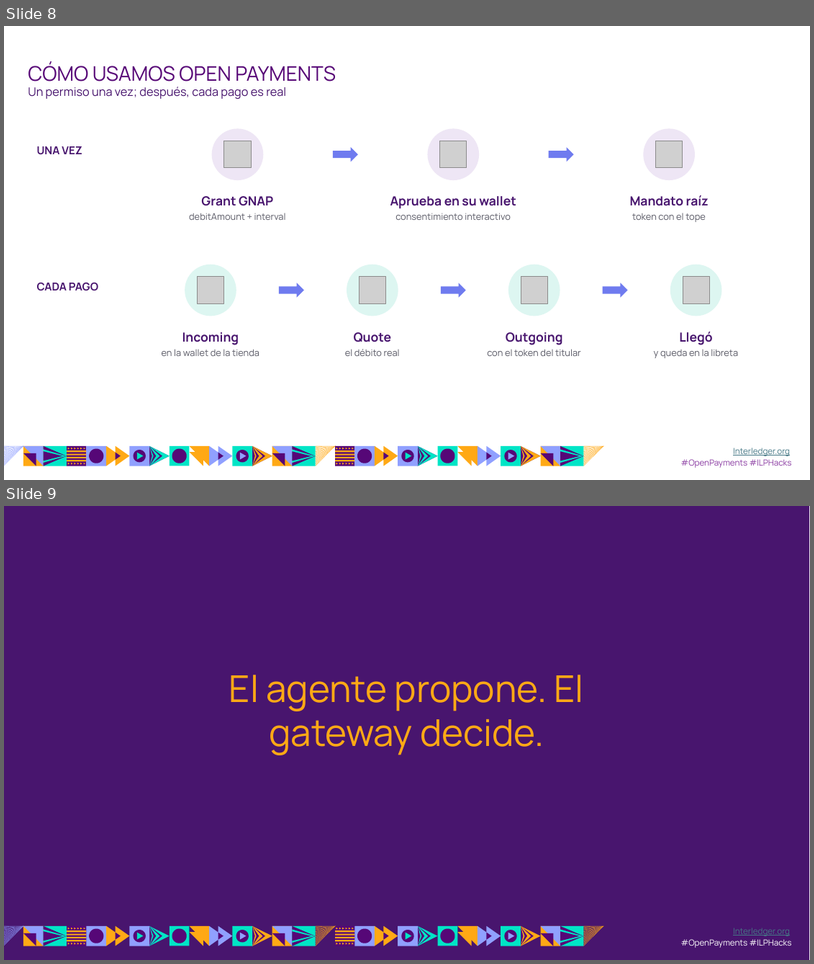
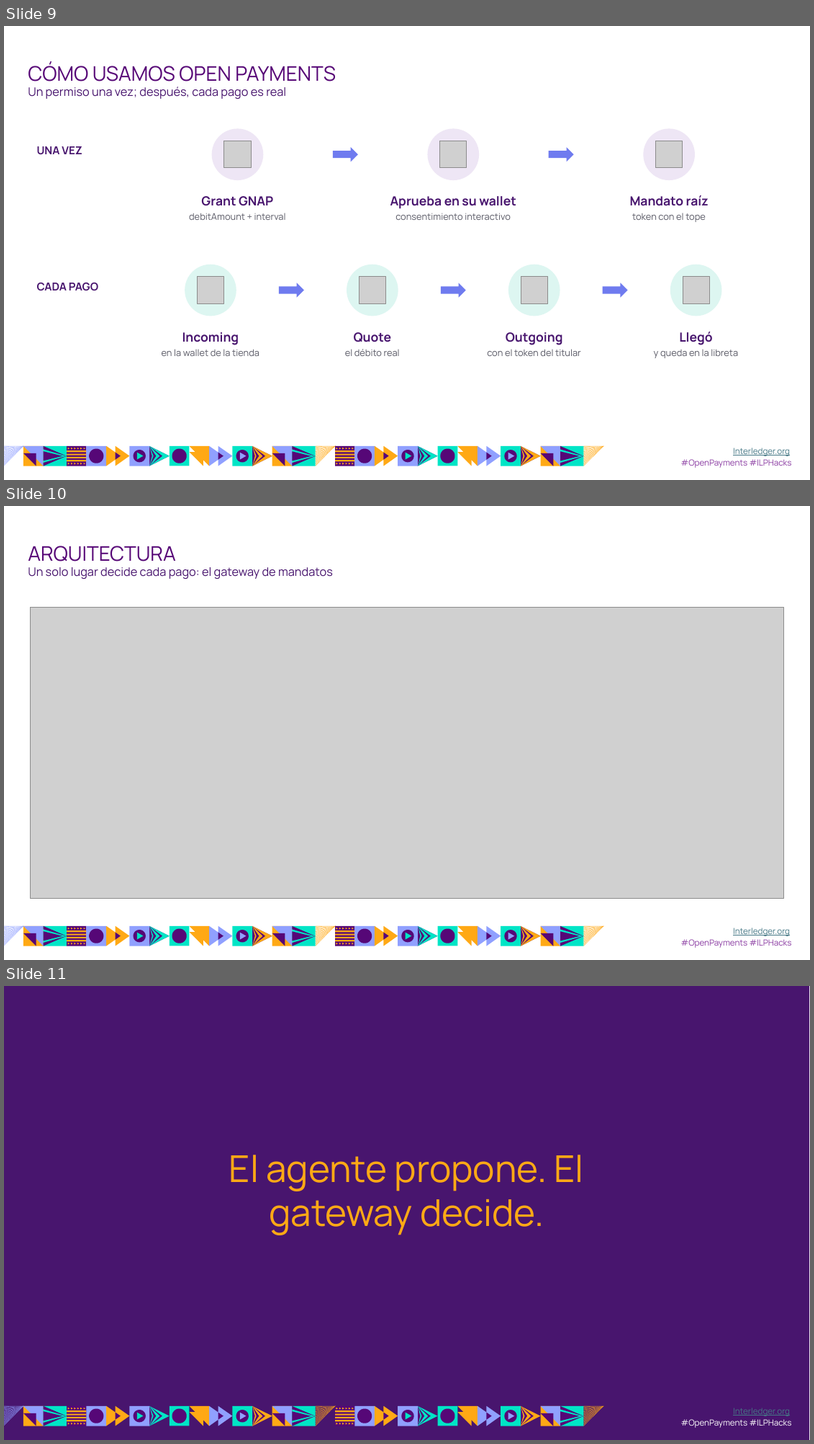
Before and after one commit to luisseoanes/paygent, a slide deck: entrega/diapositivas/paygent.pptx. Shown one above the other, each under a label of ours: slides 8 and 9 before the commit, slides 9, 10 and 11 after it. The pictures are 814x964 and 814x1444 pixels, drawn with LibreOffice and Linux fonts; fonts in the diff are those of the drawing; grey boxes stand for pictures; background and template pictures are left out. Boxes give left, top, right and bottom in pixels: in the first picture for what was removed or moved away, otherwise in the second. Text is boxed around its words. In the diff, an @@ line names an element or a change of style, - is before the commit and + after.

```diff
--- a/entrega/diapositivas/paygent.pptx
+++ b/entrega/diapositivas/paygent.pptx
@@ slide 10 added at (x1=4, y1=506, x2=810, y2=960), background #FFFFFF; not listed: 63 template elements that a slide beside it also shows @@
@@ text added at (x1=28, y1=546, x2=176, y2=561), 24 pt, text #560676 @@
+ARQUITECTURA
@@ text added at (x1=28, y1=567, x2=333, y2=579), 14 pt, text #48156E @@
+Un solo lugar decide cada pago: el gateway de mandatos
@@ picture added at (x1=31, y1=607, x2=784, y2=898) @@
@@ what was slide 8 is now slide 9 @@
@@ what was slide 9 is now slide 11 @@
```
Also in this commit, not shown: 5 slides changed, 1 other slide added, 33 other files.
